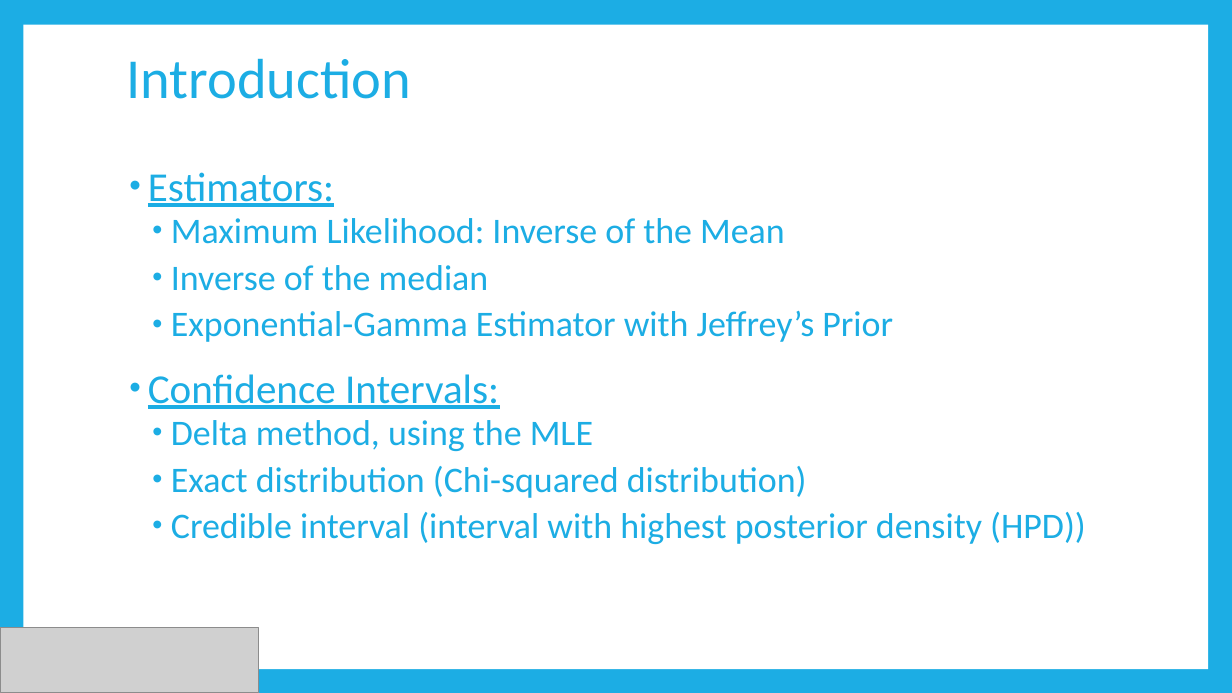
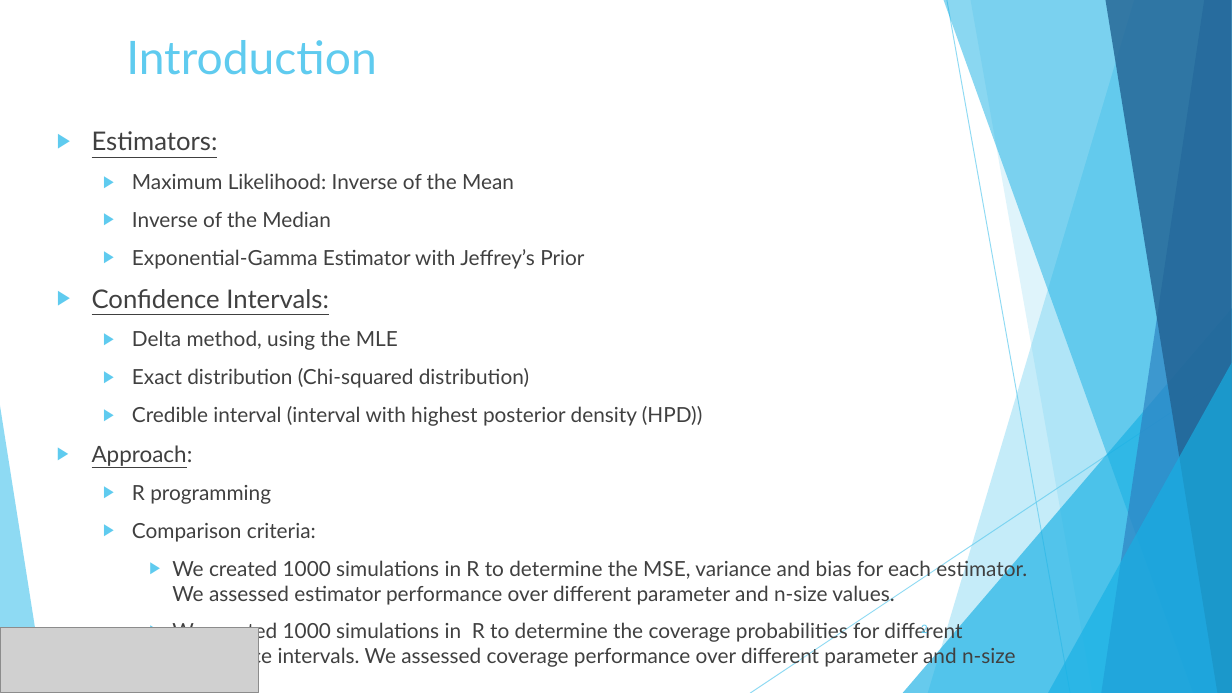
Before and after one commit to dsasson48/estimators_222, a slide deck: slide 2 of 222_presentation.pptx. Drawn at 1232x693 pixels with LibreOffice and Linux fonts; fonts in the diff are those of the drawing; grey boxes stand for pictures. Boxes give left, top, right and bottom in pixels: in the first picture for what was removed or moved away, otherwise in the second. Text is boxed around its words. In the diff, an @@ line names an element or a change of style, - is before the commit and + after.

Commit message:
done

```diff
--- a/222_presentation.pptx
+++ b/222_presentation.pptx
@@ background #1CADE4 to #FFFFFF @@
@@ rectangle removed at bbox=[23, 25, 1208, 669] @@
@@ title "Introduction" at bbox=[126, 40, 377, 75]: size 44 to 36 pt, font Calibri to Lato, text colour #1CADE4 to #5FCBEF; line spacing 0.9 to 1; vertical alignment middle to top @@
@@ text "Estimators:": place and size @@
-text "Estimators:" at bbox=[148, 172, 1086, 544]
+text "Estimators:" at bbox=[92, 131, 1027, 693]
@@ text at bbox=[92, 131, 702, 426]: size 32 to 20 pt in "Estimators:", "Confidence Intervals:"; font Calibri to Lato, text colour #1CADE4 to #404040 in "Estimators:", "Maximum Likelihood: Inverse of the Mean", "Exponential-Gamma Estimator with Jeffrey’s Prior", "Confidence Intervals:" and 3 more places; size 28 to 16.2 pt in "Maximum Likelihood: Inverse of the Mean", "Exponential-Gamma Estimator with Jeffrey’s Prior", "Delta method, using the MLE", "Exact distribution (Chi-squared distribution)" and 1 more places; bullet • to ▶; line spacing 0.9 to 1; less space between paragraphs; bullet colour #1CADE4 to #5FCBEF; more space between paragraphs @@
@@ text at bbox=[132, 211, 331, 227]: text changed; size 28 to 16.2 pt; font Calibri to Lato; text colour #1CADE4 to #404040 @@
-  • Inverse of the median
+  ▶ Inverse of the Median
@@ group added at bbox=[0, 0, 1232, 693]: 5 freeform shapes, 3 triangles, 2 lines @@
@@ text at bbox=[92, 445, 1027, 693]: paragraphs added @@
+▶ Approach:
+  ▶ R programming
+  ▶ Comparison criteria:
+    ▶ We created 1000 simulations in R to determine the MSE, variance and bias for each estimator. We assessed estimator performance over different parameter and n-size values.
+    ▶ We created 1000 simulations in R to determine the coverage probabilities for different confidence intervals. We assessed coverage performance over different parameter and n-size values.
@@ page number added at bbox=[921, 623, 928, 636], 9 pt, text #5FCBEF @@
+2
```
Also in this commit, not shown: 12 other slides changed, 1 slide added, 1 slide removed.
